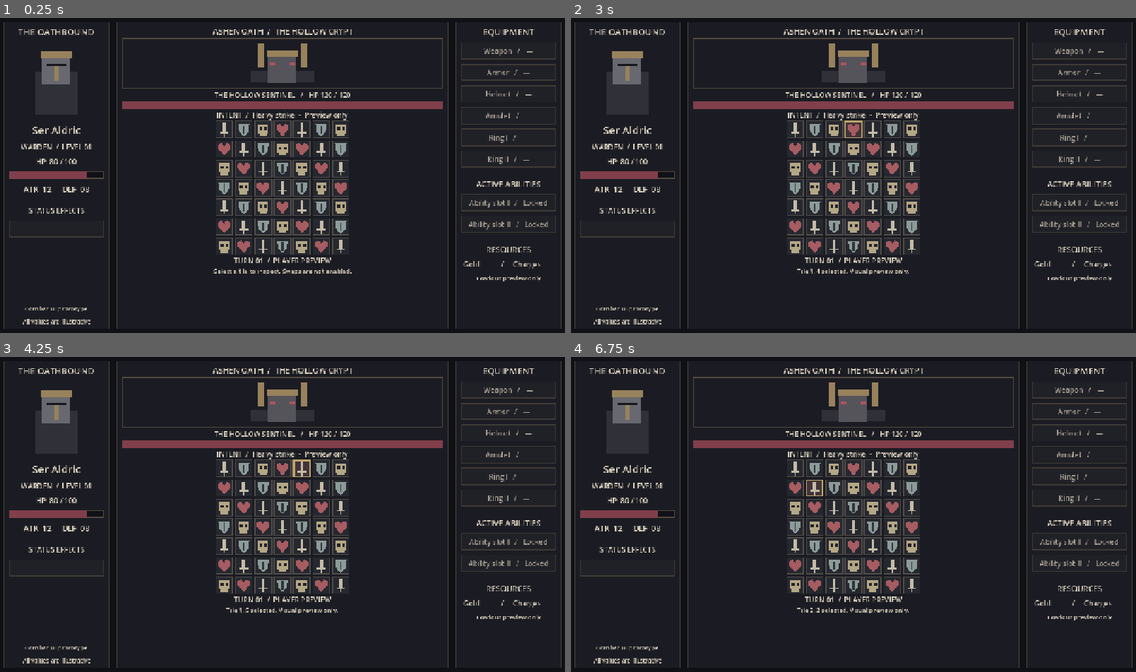
Above: before the commit, frames 1-4 (two rows, left to right).
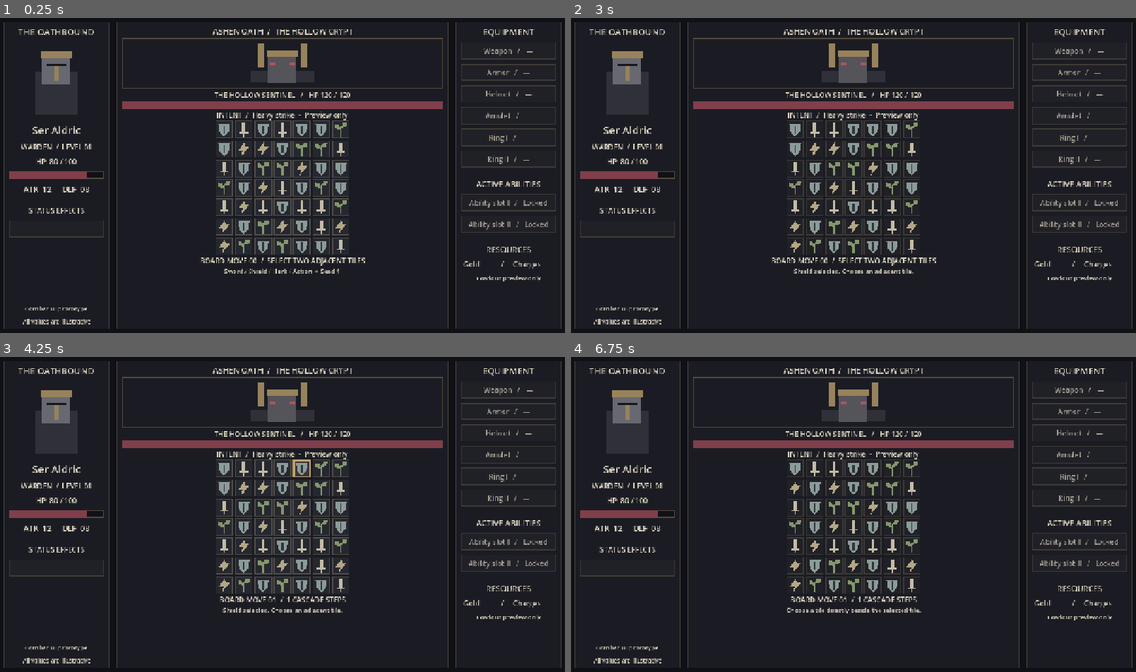
Above: after the commit, the same moments.

Repository: Hariiiik/ashen-oath
Game: Godot game, scene res://scenes/combat/combat_screen.tscn
The game is run twice, just before and just after one commit, with the same random seed, the same clock (stepped at 60 frames per second) and the same inputs. This scene is started directly instead of the project's main scene.
Inputs (mouse positions are in pixels of both pictures, inside the frame that each line leads up to):
- Up to frame 1 (0.25 s): no input
- Up to frame 2 (3 s): click (797, 128) at 0.5 s; click (813, 128) at 1.27 s; click (836, 128) at 2.02 s; click (853, 128) at 2.77 s
- Up to frame 3 (4.25 s): click (299, 467) at 3.52 s
- Up to frame 4 (6.75 s): click (893, 467) at 4.27 s; click (910, 467) at 5.02 s; click (797, 489) at 5.77 s; click (813, 489) at 6.52 s

The runs differ from the first frame. In frame 1, 3.1% of the frame differs, in the area x 35-65%, y 33-82%; in frame 2, 3.1%, in the area x 35-65%, y 32-82%; in frame 3, 3.0%; in frame 4, 3.1%.

Commit message:
board:Implement Playable Match-3 Board

Diff:
--- /dev/null
+++ b/scripts/board/board_model.gd
@@ -0,0 +1,203 @@
+extends RefCounted
+## Pure deterministic board logic. Coordinates are (column, row), storage row-major.
+
+enum Tile { SWORD, SHIELD, HERB, ACTION }
+const SIZE: int = 7
+const EMPTY: int = -1
+
+class MatchGroup extends RefCounted:
+	var tile: int
+	var cells: Array[int] = []
+	var longest_run: int
+	# 5 represents Match-5+, not a deferred special tile.
+	var rank: int:
+		get:
+			return mini(longest_run, 5)
+
+class CascadeStep extends RefCounted:
+	var index: int
+	var matches: Array[MatchGroup] = []
+	var removed: Array[int] = []
+	var cleared: Array[int] = []
+	var refilled: Array[int] = []
+
+class SwapResult extends RefCounted:
+	var valid: bool = false
+	var swapped: Array[int] = []
+	var steps: Array[CascadeStep] = []
+	var reshuffled: bool = false
+	var final_cells: Array[int] = []
+
+var cells: Array[int] = []
+var rng := RandomNumberGenerator.new()
+
+
+func _init(board_seed: int = 1) -> void:
+	rng.seed = board_seed
+	generate()
+
+
+func generate() -> void:
+	for attempt: int in range(256):
+		cells.clear()
+		for y: int in range(SIZE):
+			for x: int in range(SIZE):
+				var choices: Array[int] = []
+				for kind: int in range(4):
+					if x >= 2 and cells[y * SIZE + x - 1] == kind and cells[y * SIZE + x - 2] == kind:
+						continue
+					if y >= 2 and cells[(y - 1) * SIZE + x] == kind and cells[(y - 2) * SIZE + x] == kind:
+						continue
+					choices.append(kind)
+				cells.append(choices[rng.randi_range(0, choices.size() - 1)])
+		if has_legal_move():
+			return
+	# Guaranteed stable, playable fallback; no unbounded generation loop.
+	cells.clear()
+	for y: int in range(SIZE):
+		for x: int in range(SIZE):
+			cells.append((x + y) % 4)
+	cells[2] = Tile.SWORD
+	cells[SIZE + 1] = Tile.SWORD
+
+
+func _inside(p: Vector2i) -> bool:
+	return p.x >= 0 and p.y >= 0 and p.x < SIZE and p.y < SIZE
+
+
+func _exchange(a: int, b: int) -> void:
+	var old: int = cells[a]
+	cells[a] = cells[b]
+	cells[b] = old
+
+
+func is_valid_swap(a: Vector2i, b: Vector2i) -> bool:
+	if not _inside(a) or not _inside(b) or absi(a.x - b.x) + absi(a.y - b.y) != 1:
+		return false
+	var ai: int = a.y * SIZE + a.x
+	var bi: int = b.y * SIZE + b.x
+	if cells[ai] == cells[bi]:
+		return false
+	_exchange(ai, bi)
+	var valid: bool = false
+	for group: MatchGroup in find_matches():
+		if ai in group.cells or bi in group.cells:
+			valid = true
+			break
+	_exchange(ai, bi)
+	return valid
+
+
+func legal_moves() -> Array[Vector4i]:
+	var moves: Array[Vector4i] = []
+	for y: int in range(SIZE):
+		for x: int in range(SIZE):
+			for delta: Vector2i in [Vector2i.RIGHT, Vector2i.DOWN]:
+				var a := Vector2i(x, y)
+				var b: Vector2i = a + delta
+				if is_valid_swap(a, b):
+					moves.append(Vector4i(a.x, a.y, b.x, b.y))
+	return moves
+
+
+func has_legal_move() -> bool:
+	for y: int in range(SIZE):
+		for x: int in range(SIZE):
+			var a := Vector2i(x, y)
+			if is_valid_swap(a, a + Vector2i.RIGHT) or is_valid_swap(a, a + Vector2i.DOWN):
+				return true
+	return false
+
+
+func find_matches() -> Array[MatchGroup]:
+	var groups: Array[MatchGroup] = []
+	for vertical: bool in [false, true]:
+		for line: int in range(SIZE):
+			var start: int = 0
+			while start < SIZE:
+				var first: int = start * SIZE + line if vertical else line * SIZE + start
+				var kind: int = cells[first]
+				var end: int = start + 1
+				while end < SIZE:
+					var next: int = end * SIZE + line if vertical else line * SIZE + end
+					if cells[next] != kind:
+						break
+					end += 1
+				if kind != EMPTY and end - start >= 3:
+					var group := MatchGroup.new()
+					group.tile = kind
+					group.longest_run = end - start
+					for pos: int in range(start, end):
+						group.cells.append(pos * SIZE + line if vertical else line * SIZE + pos)
+					# Merge every intersecting run, including bridges between groups.
+					for i: int in range(groups.size() - 1, -1, -1):
+						var intersects: bool = false
+						for cell: int in groups[i].cells:
+							if cell in group.cells:
+								intersects = true
+								break
+						if intersects:
+							group.longest_run = maxi(group.longest_run, groups[i].longest_run)
+							for cell: int in groups[i].cells:
+								if cell not in group.cells:
+									group.cells.append(cell)
+							groups.remove_at(i)
+					group.cells.sort()
+					groups.append(group)
+				start = end
+	return groups
+
+
+func gravity_and_refill() -> void:
+	for x: int in range(SIZE):
+		var write: int = SIZE - 1
+		for y: int in range(SIZE - 1, -1, -1):
+			if cells[y * SIZE + x] != EMPTY:
+				cells[write * SIZE + x] = cells[y * SIZE + x]
+				write -= 1
+		for y: int in range(write, -1, -1):
+			cells[y * SIZE + x] = rng.randi_range(0, 3)
+
+
+func ensure_playable() -> bool:
+	if not find_matches().is_empty() or has_legal_move():
+		return false
+	var original: Array[int] = cells.duplicate()
+	for attempt: int in range(256):
+		cells = original.duplicate()
+		for i: int in range(cells.size() - 1, 0, -1):
+			_exchange(i, rng.randi_range(0, i))
+		if find_matches().is_empty() and has_legal_move():
+			return true
+	# Pathological tile distributions may not permit a stable permutation.
+	generate()
+	return true
+
+
+func try_swap(a: Vector2i, b: Vector2i) -> SwapResult:
+	var result := SwapResult.new()
+	if not is_valid_swap(a, b):
+		result.final_cells = cells.duplicate()
+		return result
+	result.valid = true
+	_exchange(a.y * SIZE + a.x, b.y * SIZE + b.x)
+	result.swapped = cells.duplicate()
+	var matches: Array[MatchGroup] = find_matches()
+	while not matches.is_empty():
+		var step := CascadeStep.new()
+		step.index = result.steps.size()
+		step.matches = matches
+		for group: MatchGroup in matches:
+			for cell: int in group.cells:
+				if cell not in step.removed:
+					step.removed.append(cell)
+		for cell: int in step.removed:
+			cells[cell] = EMPTY
+		step.cleared = cells.duplicate()
+		gravity_and_refill()
+		step.refilled = cells.duplicate()
+		result.steps.append(step)
+		matches = find_matches()
+	result.reshuffled = ensure_playable()
+	result.final_cells = cells.duplicate()
+	return result
--- a/scripts/ui/board_tile.gd
+++ b/scripts/ui/board_tile.gd
@@ -1,13 +1,17 @@
 extends Button
-## Presentation only: selection never swaps tiles or changes combat state.
+## Presentation only. Tile identity is supplied by the board model.
 
-const NAMES: Array[String] = ["Sword", "Shield", "Skull", "Heart"]
-const COLORS: Array[Color] = [Color("c3bba5"), Color("8c9b99"), Color("b4a786"), Color("a65c61")]
-var tile_kind: int = 0
+const NAMES: Array[String] = ["Sword", "Shield", "Herb", "Action"]
+const COLORS: Array[Color] = [Color("c3bba5"), Color("8c9b99"), Color("85966d"), Color("b4a786")]
+var tile_kind: int = 0:
+	set(value):
+		tile_kind = value
+		tooltip_text = NAMES[value] if value >= 0 else "Empty"
+		queue_redraw()
 
 
 func _ready() -> void:
-	tooltip_text = NAMES[tile_kind] + " — placeholder"
+	tooltip_text = NAMES[tile_kind]
 	toggled.connect(_on_toggled)
 
 
@@ -16,6 +20,8 @@
 
 
 func _draw() -> void:
+	if tile_kind < 0:
+		return
 	var c: Color = COLORS[tile_kind]
 	var p: Vector2 = (size / 2.0).floor()
 	match tile_kind:
@@ -27,11 +33,10 @@
 			draw_colored_polygon(PackedVector2Array([p + Vector2(-13, -13), p + Vector2(13, -13), p + Vector2(10, 6), p + Vector2(0, 16), p + Vector2(-10, 6)]), c)
 			draw_rect(Rect2(p + Vector2(-2, -9), Vector2(4, 19)), Color("303638"))
 		2:
-			draw_rect(Rect2(p + Vector2(-12, -12), Vector2(24, 21)), c)
-			draw_rect(Rect2(p + Vector2(-8, 9), Vector2(16, 6)), c)
-			for x: int in [-8, 3]:
-				draw_rect(Rect2(p + Vector2(x, -5), Vector2(6, 6)), Color("242126"))
+			draw_rect(Rect2(p + Vector2(-2, -8), Vector2(4, 24)), c)
+			draw_colored_polygon(PackedVector2Array([p + Vector2(-1, 1), p + Vector2(-13, -3), p + Vector2(-13, -12), p + Vector2(-4, -10)]), c)
+			draw_colored_polygon(PackedVector2Array([p + Vector2(1, -4), p + Vector2(4, -15), p + Vector2(14, -15), p + Vector2(12, -5)]), c)
 		3:
-			draw_colored_polygon(PackedVector2Array([p + Vector2(-14, -9), p + Vector2(-6, -14), p + Vector2(0, -7), p + Vector2(6, -14), p + Vector2(14, -9), p + Vector2(14, 0), p + Vector2(0, 15), p + Vector2(-14, 0)]), c)
+			draw_colored_polygon(PackedVector2Array([p + Vector2(2, -16), p + Vector2(-12, 3), p + Vector2(-2, 3), p + Vector2(-5, 16), p + Vector2(13, -6), p + Vector2(3, -6)]), c)
 	if button_pressed:
 		draw_rect(Rect2(Vector2(2, 2), size - Vector2(4, 4)), Color("c0a66d"), false, 2.0)
--- a/scripts/ui/combat_screen.gd
+++ b/scripts/ui/combat_screen.gd
@@ -1,12 +1,22 @@
 extends Control
-## Static UI fixture. No domain models, combat rules, or equipment effects.
+## Board interaction and presentation; combat stats and loadout remain fixtures.
 
 const TILE_SCENE: PackedScene = preload("res://scenes/ui/board_tile.tscn")
 const PORTRAIT = preload("res://scripts/ui/placeholder_portrait.gd")
+const BOARD = preload("res://scripts/board/board_model.gd")
+signal board_resolved(result: BOARD.SwapResult)
+@export var board_seed: int = 1
 var feedback: Label
+var turn_label: Label
+var board: BOARD
+var tiles: Array[Button] = []
+var selected: int = -1
+var resolving: bool = false
+var moves: int = 0
 
 
 func _ready() -> void:
+	board = BOARD.new(board_seed)
 	theme = _make_theme()
 	var background := ColorRect.new()
 	background.color = Color("101116")
@@ -133,22 +143,79 @@
 	grid.add_theme_constant_override("h_separation", 4)
 	grid.add_theme_constant_override("v_separation", 4)
 	center.add_child(grid)
-	var selection := ButtonGroup.new()
-	selection.allow_unpress = true
 	for row: int in range(7):
 		for col: int in range(7):
 			var tile := TILE_SCENE.instantiate() as Button
-			var kind: int = (row * 3 + col) % 4
-			tile.set("tile_kind", kind)
-			tile.button_group = selection
+			tile.set("tile_kind", board.cells[row * 7 + col])
+			tiles.append(tile)
 			grid.add_child(tile)
-			tile.pressed.connect(_on_tile_pressed.bind(row, col, tile))
-	_label(column, "TURN 01  /  PLAYER PREVIEW", 16)
-	feedback = _label(column, "Select a tile to inspect. Swaps are not enabled.", 14)
-
-
-func _on_tile_pressed(row: int, col: int, tile: Button) -> void:
-	feedback.text = "Tile %d, %d selected. Visual preview only." % [row + 1, col + 1] if tile.button_pressed else "Selection cleared. Visual preview only."
+			tile.pressed.connect(_on_tile_pressed.bind(row * 7 + col))
+	turn_label = _label(column, "BOARD MOVE 00  /  SELECT TWO ADJACENT TILES", 16)
+	feedback = _label(column, "Sword / Shield / Herb / Action  •  Seed %d" % board_seed, 14)
+	# Long cascade reports must not push the three columns beyond the viewport.
+	feedback.clip_text = true
+
+
+func _on_tile_pressed(index: int) -> void:
+	if resolving:
+		return
+	if selected == index:
+		selected = -1
+		feedback.text = "Selection cleared."
+		_refresh(board.cells)
+		return
+	if selected < 0:
+		selected = index
+		feedback.text = "%s selected. Choose an adjacent tile." % tiles[index].tooltip_text
+		_refresh(board.cells)
+		return
+	var a := Vector2i(selected % 7, floori(selected / 7.0))
+	var b := Vector2i(index % 7, floori(index / 7.0))
+	if absi(a.x - b.x) + absi(a.y - b.y) != 1:
+		selected = index
+		feedback.text = "Choose a tile directly beside the selected tile."
+		_refresh(board.cells)
+		return
+	selected = -1
+	resolving = true
+	for tile: Button in tiles:
+		tile.disabled = true
+	var before: Array[int] = board.cells.duplicate()
+	var preview: Array[int] = before.duplicate()
+	preview[a.y * 7 + a.x] = before[index]
+	preview[index] = before[a.y * 7 + a.x]
+	_refresh(preview)
+	await get_tree().create_timer(0.15).timeout
+	var result: BOARD.SwapResult = board.try_swap(a, b)
+	if not result.valid:
+		feedback.text = "No match. Swap reverted; no move spent."
+	else:
+		moves += 1
+		for step: BOARD.CascadeStep in result.steps:
+			var ranks: PackedStringArray = []
+			for group: BOARD.MatchGroup in step.matches:
+				ranks.append("Match-%s" % ("5+" if group.rank == 5 else str(group.rank)))
+			feedback.text = "Cascade %d  /  %s  /  %d tiles" % [step.index + 1, ", ".join(ranks), step.removed.size()]
+			feedback.tooltip_text = feedback.text
+			_refresh(step.cleared)
+			await get_tree().create_timer(0.22).timeout
+			_refresh(step.refilled)
+			await get_tree().create_timer(0.22).timeout
+		if result.reshuffled:
+			feedback.text = "No legal moves remained. Board reshuffled."
+		turn_label.text = "BOARD MOVE %02d  /  %d CASCADE STEPS" % [moves, result.steps.size()]
+	_refresh(result.final_cells)
+	for tile: Button in tiles:
+		tile.disabled = false
+	resolving = false
+	board_resolved.emit(result)
+
+
+func _refresh(values: Array[int]) -> void:
+	for i: int in range(tiles.size()):
+		tiles[i].set("tile_kind", values[i])
+		tiles[i].set_pressed_no_signal(i == selected)
+		tiles[i].queue_redraw()
 
 
 func _build_loadout(column: VBoxContainer) -> void:
--- /dev/null
+++ b/tests/board_model_test.gd
@@ -0,0 +1,116 @@
+extends SceneTree
+
+const Board = preload("res://scripts/board/board_model.gd")
+var checks: int = 0
+var failures: int = 0
+
+
+func _initialize() -> void:
+	call_deferred("_run")
+
+
+func _check(condition: bool, message: String) -> void:
+	checks += 1
+	if not condition:
+		failures += 1
+		push_error(message)
+
+
+func _latin(board: Board) -> void:
+	board.cells.clear()
+	for y: int in range(7):
+		for x: int in range(7):
+			board.cells.append((x + y) % 4)
+
+
+func _run() -> void:
+	var board := Board.new(42)
+	for length: int in [3, 4, 5, 6, 7]:
+		for vertical: bool in [false, true]:
+			_latin(board)
+			for i: int in range(length):
+				board.cells[i * 7 if vertical else i] = 0
+			if length < 7:
+				board.cells[length * 7 if vertical else length] = 1
+			var groups := board.find_matches()
+			_check(groups.size() == 1, "One straight match expected")
+			_check(groups[0].longest_run == length and groups[0].rank == mini(length, 5), "Match length/rank")
+			_check(groups[0].cells.size() == length and groups[0].tile == 0, "Match cells/type")
+	_latin(board)
+	for i: int in range(1, 6):
+		board.cells[3 * 7 + i] = 0
+		board.cells[i * 7 + 3] = 0
+	var seen: Array[int] = []
+	for group: Board.MatchGroup in board.find_matches():
+		for cell: int in group.cells:
+			_check(cell not in seen, "Overlapping matches must be deduplicated")
+			seen.append(cell)
+	_check(seen.size() == 9, "Cross contains nine unique cells")
+	_latin(board)
+	_check(board.find_matches().is_empty(), "Latin fixture must be stable")
+	_check(not board.has_legal_move(), "Latin fixture must be dead")
+	var histogram: Array[int] = board.cells.duplicate()
+	histogram.sort()
+	_check(board.ensure_playable(), "Dead board reshuffled")
+	var after: Array[int] = board.cells.duplicate()
+	after.sort()
+	_check(histogram == after, "Normal reshuffle preserves tile counts")
+	_check(board.find_matches().is_empty() and board.has_legal_move(), "Reshuffle stable and playable")
+	var playable: Array[int] = board.cells.duplicate()
+	_check(not board.ensure_playable() and board.cells == playable, "Playable board unchanged")
+	# Every column has holes, with survivor order known before collapse.
+	var survivors: Array = []
+	for x: int in range(7):
+		var column: Array[int] = []
+		for y: int in range(7):
+			board.cells[y * 7 + x] = Board.EMPTY if y % 2 == 0 else (x + y) % 4
+			if board.cells[y * 7 + x] != Board.EMPTY:
+				column.append(board.cells[y * 7 + x])
+		survivors.append(column)
+	board.gravity_and_refill()
+	for x: int in range(7):
+		for i: int in range(3):
+			_check(board.cells[(4 + i) * 7 + x] == survivors[x][i], "Gravity preserves survivor order")
+	for tile: int in board.cells:
+		_check(tile >= 0 and tile < 4, "Refill fills every hole with a base tile")
+	var saw_cascade: bool = false
+	for seed_value: int in range(40):
+		board = Board.new(seed_value)
+		var twin := Board.new(seed_value)
+		_check(board.cells == twin.cells, "Seed reproducibility")
+		_check(board.find_matches().is_empty(), "No initial matches")
+		_check(board.has_legal_move(), "Initial legal move")
+		var original: Array[int] = board.cells.duplicate()
+		var rng_state: int = board.rng.state
+		_check(not board.try_swap(Vector2i(-1, 0), Vector2i.ZERO).valid, "Out-of-range swap rejected")
+		_check(not board.try_swap(Vector2i.ZERO, Vector2i(1, 1)).valid, "Diagonal rejected")
+		_check(not board.try_swap(Vector2i.ZERO, Vector2i(2, 0)).valid, "Distant swap rejected")
+		var tested_invalid: bool = false
+		for y: int in range(7):
+			for x: int in range(6):
+				var a := Vector2i(x, y)
+				var b := a + Vector2i.RIGHT
+				if not tested_invalid and not board.is_valid_swap(a, b):
+					_check(not board.try_swap(a, b).valid, "Nonmatching swap rejected")
+					tested_invalid = true
+		_check(tested_invalid and board.cells == original and board.rng.state == rng_state, "Invalid swap rollback preserves board and RNG")
+		var move: Vector4i = board.legal_moves()[0]
+		var result := board.try_swap(Vector2i(move.x, move.y), Vector2i(move.z, move.w))
+		var replay := twin.try_swap(Vector2i(move.x, move.y), Vector2i(move.z, move.w))
+		_check(result.valid and not result.steps.is_empty(), "Valid swap resolves")
+		_check(board.cells == twin.cells and result.steps.size() == replay.steps.size(), "Seeded refill/cascade reproducibility")
+		for step: Board.CascadeStep in result.steps:
+			_check(step.index < result.steps.size() and step.removed.size() >= 3, "Structured cascade step")
+			var unique: Dictionary = {}
+			for group: Board.MatchGroup in step.matches:
+				for cell: int in group.cells:
+					_check(not unique.has(cell), "No double-resolved tiles")
+					unique[cell] = true
+			_check(unique.size() == step.removed.size(), "Removed cells equal match union")
+			for cell: int in step.removed:
+				_check(step.cleared[cell] == Board.EMPTY, "Matched tiles removed")
+			saw_cascade = saw_cascade or step.index > 0
+		_check(board.find_matches().is_empty() and board.has_legal_move(), "Resolution leaves stable playable board")
+	_check(saw_cascade, "At least one seeded move exercises multiple cascades")
+	print("Board tests: %d checks, %d failures" % [checks, failures])
+	quit(0 if failures == 0 else 1)
--- a/tests/combat_ui_smoke.gd
+++ b/tests/combat_ui_smoke.gd
@@ -1,8 +1,10 @@
 extends SceneTree
 ## Run: godot --headless --path . --script tests/combat_ui_smoke.gd
+const Board = preload("res://scripts/board/board_model.gd")
 
 
 func _initialize() -> void:
+	create_timer(15.0).timeout.connect(func() -> void: quit(1))
 	call_deferred("_verify")
 
 
@@ -32,6 +34,43 @@
 	assert(count == 49, "Expected 49 selectable tiles")
 	var feedback := screen.get("feedback") as Label
 	assert(feedback.get_global_rect().end.y <= 720, "Feedback clipped")
-	print("PASS: 49 tiles fit; board below enemy; selection feedback works.")
+	var model: Board = screen.get("board")
+	var buttons: Array = screen.get("tiles")
+	var old: Array[int] = model.cells.duplicate()
+	# Re-click deselects; distant click changes selection without a swap.
+	buttons[0].pressed.emit()
+	assert(screen.get("selected") == -1)
+	buttons[0].pressed.emit()
+	buttons[48].pressed.emit()
+	assert(screen.get("selected") == 48 and model.cells == old)
+	buttons[48].pressed.emit()
+	var invalid: Vector4i
+	var found: bool = false
+	for y: int in range(7):
+		for x: int in range(6):
+			if not found and not model.is_valid_swap(Vector2i(x, y), Vector2i(x + 1, y)):
+				invalid = Vector4i(x, y, x + 1, y)
+				found = true
+	buttons[invalid.y * 7 + invalid.x].pressed.emit()
+	buttons[invalid.w * 7 + invalid.z].pressed.emit()
+	assert(screen.get("resolving"))
+	while screen.get("resolving"):
+		await process_frame
+	assert(model.cells == old and screen.get("moves") == 0, "Invalid swap spends no move")
+	var move: Vector4i = model.legal_moves()[0]
+	buttons[move.y * 7 + move.x].pressed.emit()
+	buttons[move.w * 7 + move.z].pressed.emit()
+	assert(screen.get("resolving"))
+	for button: Button in buttons:
+		assert(button.disabled, "All tiles disabled during resolution")
+	buttons[0].pressed.emit()
+	assert(screen.get("selected") == -1, "Handler also rejects input while resolving")
+	while screen.get("resolving"):
+		await process_frame
+	assert(screen.get("moves") == 1, "Valid move counted once including cascades")
+	assert(model.find_matches().is_empty() and model.has_legal_move())
+	for i: int in range(49):
+		assert(not buttons[i].disabled and buttons[i].get("tile_kind") == model.cells[i])
+	print("PASS: layout, selection, rollback, valid swap, input lock, and model/view synchronization.")
 	screen.queue_free()
 	quit()
Not shown, added: scripts/board/board_model.gd.uid
Not shown, changed: docs/ARCHITECTURE.md
Not shown, changed: docs/COMBAT_UI_PROTOTYPE.md
